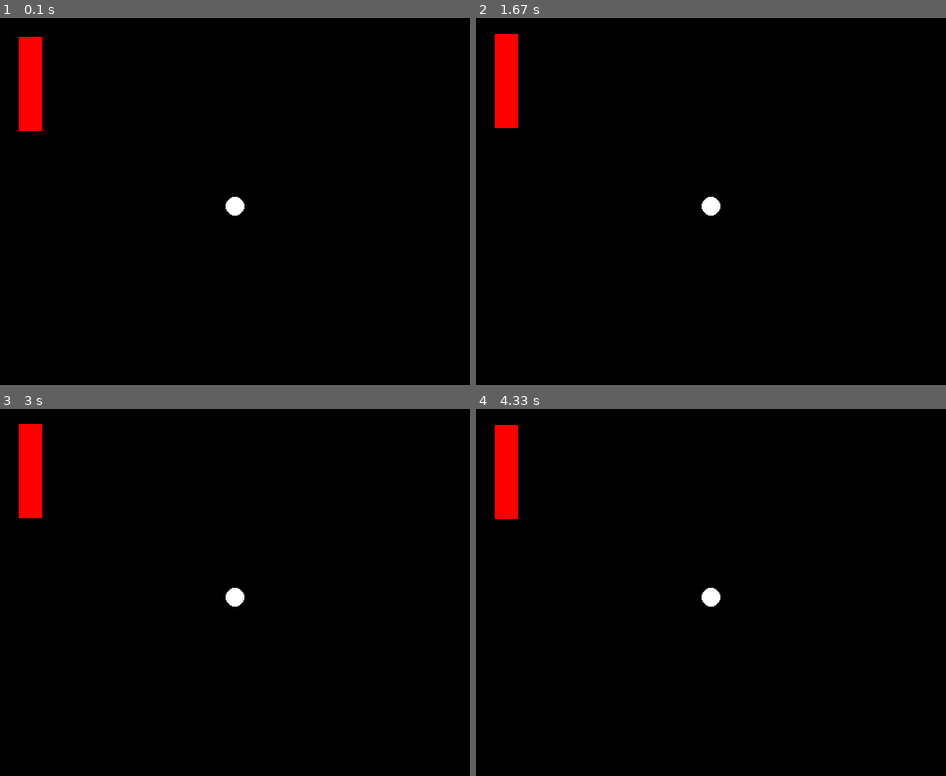
Above: before the commit, frames 1-4 (two rows, left to right).
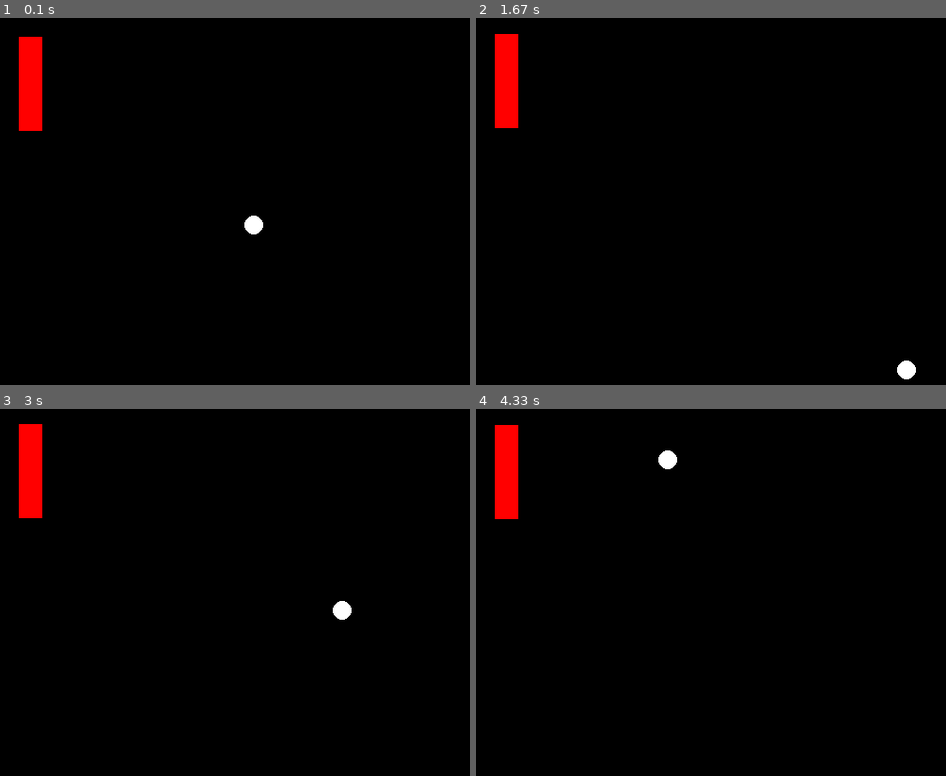
Above: after the commit, the same moments.

Repository: thom974/ridge-coding-pygame
Game: pygame game, started from #3 - Key Inputs and Basic Animation/paddle_ball.py
Two runs of this game, one before a commit and one after it. Both use one fixed random seed, a clock stepped at 60 frames per second and the inputs below.
Inputs:
- Up to frame 1 (0.1 s): no input
- Up to frame 2 (1.67 s): hold Up 0.33-0.8 s; hold Down 0.83-1.13 s; hold Up 1.17-1.53 s; hold Down from 1.57 s (still down)
- Up to frame 3 (3 s): release Down at 1.93 s; hold Up 1.97-2.27 s; hold Down 2.3-2.6 s; hold Up from 2.63 s (still down)
- Up to frame 4 (4.33 s): release Up at 3 s; hold Down 3.03-3.4 s; hold Up 3.43-3.73 s; hold Down 3.77-4.07 s; hold Up from 4.1 s (still down)

The runs differ from the first frame. In frame 1, 0.3% of the frame differs, in the area x 48-56%, y 48-59%; in frame 2, 0.3%; in frame 3, 0.3%; in frame 4, 0.3%.

Commit message:
finished paddle + ball code

Diff:
--- a/#3 - Key Inputs and Basic Animation/paddle.py
+++ b/#3 - Key Inputs and Basic Animation/paddle_ball.py
@@ -5,7 +5,7 @@
 pygame.init()
 
 # Main window
-screen = pygame.display.set_mode((500,400))
+screen = pygame.display.set_mode((500, 400))
 
 # Game data
 paddle_x = 20
@@ -15,6 +15,8 @@
 
 ball_x = 250
 ball_y = 200
+x_dir = 1
+y_dir = 1
 
 # Game loop
 while True:
@@ -36,7 +38,7 @@
                 paddleDown = False
 
     # Clear the screen
-    screen.fill((0,0,0))
+    screen.fill((0, 0, 0))
 
     # Game code
     if paddleUp:
@@ -46,10 +48,29 @@
         paddle_y += 0.1
 
     # Draw paddle
-    pygame.draw.rect(screen, (255,0,0), (paddle_x, paddle_y, 25, 100))
+    pygame.draw.rect(screen, (255, 0, 0), (paddle_x, paddle_y, 25, 100))
 
     # Draw ball
-    pygame.draw.circle(screen, (255,255,255), (ball_x, ball_y), 10)
+    ball_x += 2 * x_dir
+    ball_y += 2 * y_dir
+
+    if ball_y + 10 > 400:
+        ball_y = 390
+        y_dir *= -1
+
+    if ball_y - 10 < 0:
+        ball_y = 10
+        y_dir *= -1
+
+    if ball_x + 10 > 500:
+        ball_x = 490
+        x_dir *= -1
+
+    if ball_x - 10 < 0:
+        ball_x = 10
+        x_dir *= -1
+
+    pygame.draw.circle(screen, (255, 255, 255), (ball_x, ball_y), 10)
 
     # Update main window
     pygame.display.flip()
